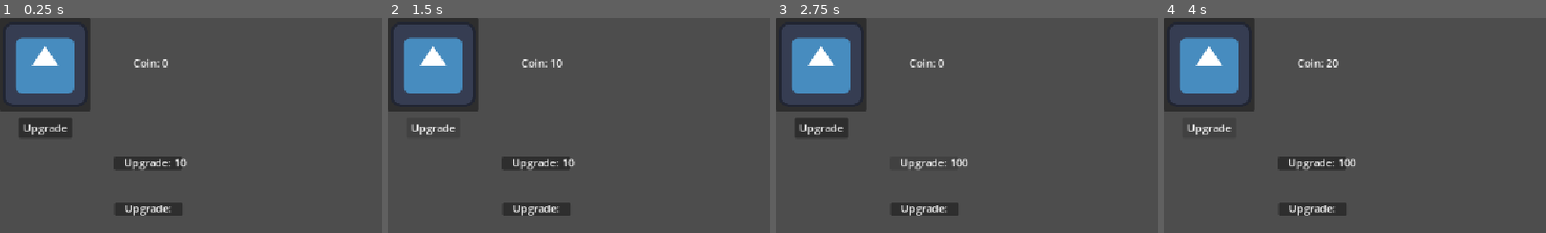
Above: before the commit, frames 1-4 (left to right).
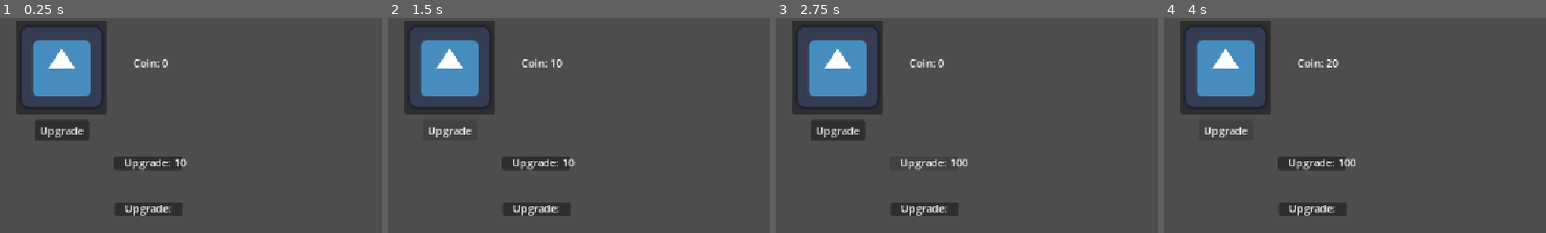
Above: after the commit, the same moments.

Repository: multii-RC/Clicker-Game-Real
Game: Godot game, scene res://GameScene1.tscn
Same seed, same stepped clock (60 frames per second), same inputs: the game is played once before the commit and once after it. The project has no main scene, so this scene is started directly. The engine's default icon, where the game draws it, is replaced by a stand-in: a white triangle on a blue panel in a dark square.
Inputs (mouse positions are % of the whole screen's width and height, from its top left; square brackets give the same spot before the commit, where the layout moved):
- Up to frame 1 (0.25 s): no input
- Up to frame 2 (1.5 s): click (8, 11) [6, 11] at 0.5 s; click "Upgrade" at 1.25 s
- Up to frame 3 (2.75 s): click (19, 34) at 2.02 s
- Up to frame 4 (4 s): click (8, 11) [6, 11] at 2.75 s; click "Upgrade" at 3.5 s
The pictures show only the part of the screen within x 0-50%, y 0-50%; the shares and areas given below are measured in that part.

The runs differ from the first frame. In frame 1, 7.3% of the frame differs, in the area x 0-28%, y 0-57%; in frame 2, 6.7%; in frame 3, 7.3%; in frame 4, 6.7%.

Commit message:
New Clicker button scene works

Diff:
--- a/GameManager.gd
+++ b/GameManager.gd
@@ -1,7 +1,7 @@
 extends Control
 
 var coin: int
-@export var ClickerStrength: int
+#@export var ClickerStrength: int
 @onready var CoinLabel: Label = $CoinLabel
 
 var PassiveStrength: int
@@ -23,19 +23,21 @@
 	CoinLabel.text = "Coin: " + str(coin)
 
 	#Reciever function for clicker button
-func _on_button_down() -> void:
-
+func _on_clicker_signal(ClickerStrength) -> void:
+	print("Clicker Signal Received")
 	# Whenever clicker is clicked, add 10 coins
 	coin += ClickerStrength
 
 	#CoinLabel.text = "Coin: " + str(coin)
+	## Moved to Process Function
 	print(coin)
 
 
-func _on_upgrade_button_pressed() -> void:
-	print("Upgrade Pressed")
-
-	ClickerStrength = ClickerStrength * 2
+#func _on_upgrade_button_pressed() -> void:
+	#print("Upgrade Pressed")
+#
+	#ClickerStrength = ClickerStrength * 2
+## Moved to Clicker
 
 func _on_passive_upgrade_button_pressed() -> void:
 	print("Passive Upgrade Pressed")
--- a/GameScene1.tscn
+++ b/GameScene1.tscn
@@ -1,7 +1,7 @@
 [gd_scene format=3 uid="uid://cs1gboosef7nn"]
 
-[ext_resource type="Texture2D" uid="uid://cdm8uqar1sxjr" path="res://icon.svg" id="1_e48gw"]
 [ext_resource type="Script" uid="uid://btin7ro0ci00y" path="res://GameManager.gd" id="1_i44se"]
+[ext_resource type="PackedScene" uid="uid://ue3dx70ek6ax" path="res://clicker_button.tscn" id="2_i44se"]
 [ext_resource type="Script" uid="uid://bj3as4keb4d3v" path="res://passive_generator.gd" id="3_i44se"]
 
 [node name="Game" type="Control" unique_id=901422257]
@@ -16,23 +16,13 @@
 grow_horizontal = 2
 grow_vertical = 2
 script = ExtResource("1_i44se")
-ClickerStrength = 10
 
-[node name="ClickerButton" type="Button" parent="." unique_id=629354456]
+[node name="ClickerButton" parent="." unique_id=1654807863 instance=ExtResource("2_i44se")]
 layout_mode = 0
-offset_left = -25.0
-offset_top = -4.0
-offset_right = 111.0
-offset_bottom = 137.0
-icon = ExtResource("1_e48gw")
-
-[node name="UpgradeButton" type="Button" parent="ClickerButton" unique_id=1522806178]
-layout_mode = 0
-offset_left = 28.0
-offset_top = 150.0
-offset_right = 109.0
-offset_bottom = 181.0
-text = "Upgrade"
+offset_left = 0.0
+offset_top = 0.0
+offset_right = 136.0
+offset_bottom = 141.0
 
 [node name="CoinLabel" type="Label" parent="." unique_id=429810311]
 layout_mode = 0
@@ -130,8 +120,9 @@
 offset_bottom = 22.0
 text = "Upgrade:"
 
-[connection signal="pressed" from="ClickerButton" to="." method="_on_button_down"]
-[connection signal="pressed" from="ClickerButton/UpgradeButton" to="." method="_on_upgrade_button_pressed"]
+[connection signal="ClickerSignal" from="ClickerButton" to="." method="_on_clicker_button_clicker_signal"]
+[connection signal="ClickerSignal" from="ClickerButton" to="." method="_on_clicker_signal"]
+[connection signal="pressed" from="ClickerButton" to="." method="_on_clicker_button_pressed"]
 [connection signal="pressed" from="Passive Generator/PassiveUpgradeButton" to="." method="_on_passive_upgrade_button_pressed"]
 [connection signal="timeout" from="Passive Generator/Timer" to="." method="_on_timer_timeout"]
 [connection signal="pressed" from="Passive Generator2/PassiveUpgradeButton" to="." method="_on_passive_upgrade_button_pressed"]
--- /dev/null
+++ b/clicker_button.gd
@@ -0,0 +1,22 @@
+extends Button
+
+@export var ClickerStrength: int
+signal ClickerSignal(int)
+
+# Called when the node enters the scene tree for the first time.
+func _ready() -> void:
+	ClickerStrength = 10
+
+
+# Called every frame. 'delta' is the elapsed time since the previous frame.
+func _process(delta: float) -> void:
+	pass
+
+func _on_upgrade_button_pressed() -> void:
+	print("Upgrade Pressed")
+
+	ClickerStrength = ClickerStrength * 2
+
+
+func on_pressed() -> void:
+	ClickerSignal.emit(ClickerStrength)
--- /dev/null
+++ b/clicker_button.tscn
@@ -0,0 +1,23 @@
+[gd_scene format=3 uid="uid://ue3dx70ek6ax"]
+
+[ext_resource type="Texture2D" uid="uid://cdm8uqar1sxjr" path="res://icon.svg" id="1_dniwd"]
+[ext_resource type="Script" uid="uid://cq4jhrqigcr0v" path="res://clicker_button.gd" id="2_g3iiw"]
+
+[node name="ClickerButton" type="Button" unique_id=1654807863]
+offset_left = -25.0
+offset_top = -4.0
+offset_right = 111.0
+offset_bottom = 137.0
+icon = ExtResource("1_dniwd")
+script = ExtResource("2_g3iiw")
+
+[node name="UpgradeButton" type="Button" parent="." unique_id=2096028657]
+layout_mode = 0
+offset_left = 28.0
+offset_top = 150.0
+offset_right = 109.0
+offset_bottom = 181.0
+text = "Upgrade"
+
+[connection signal="pressed" from="." to="." method="on_pressed"]
+[connection signal="pressed" from="UpgradeButton" to="." method="_on_upgrade_button_pressed"]
Not shown, added: clicker_button.gd.uid
